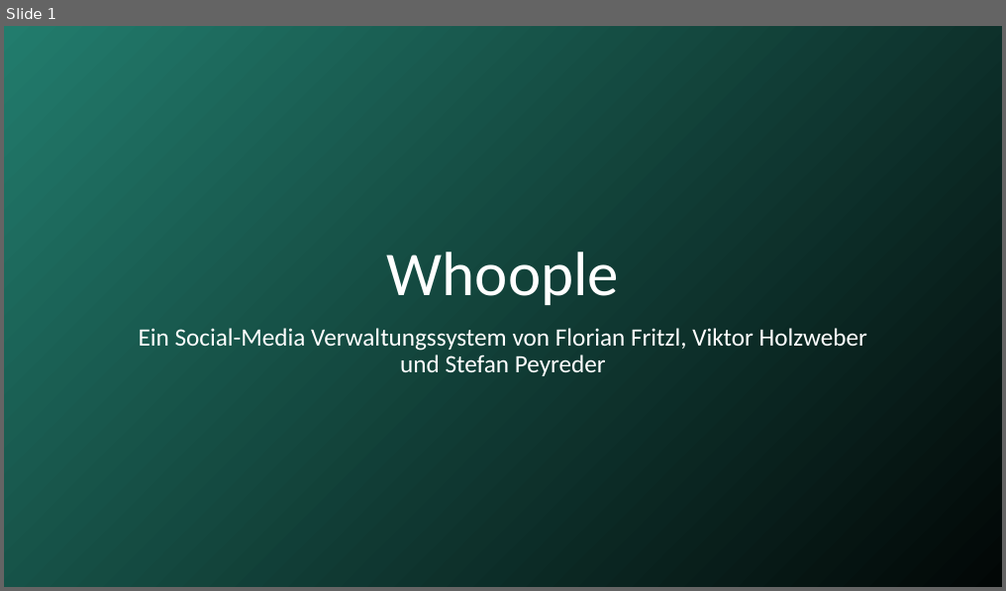
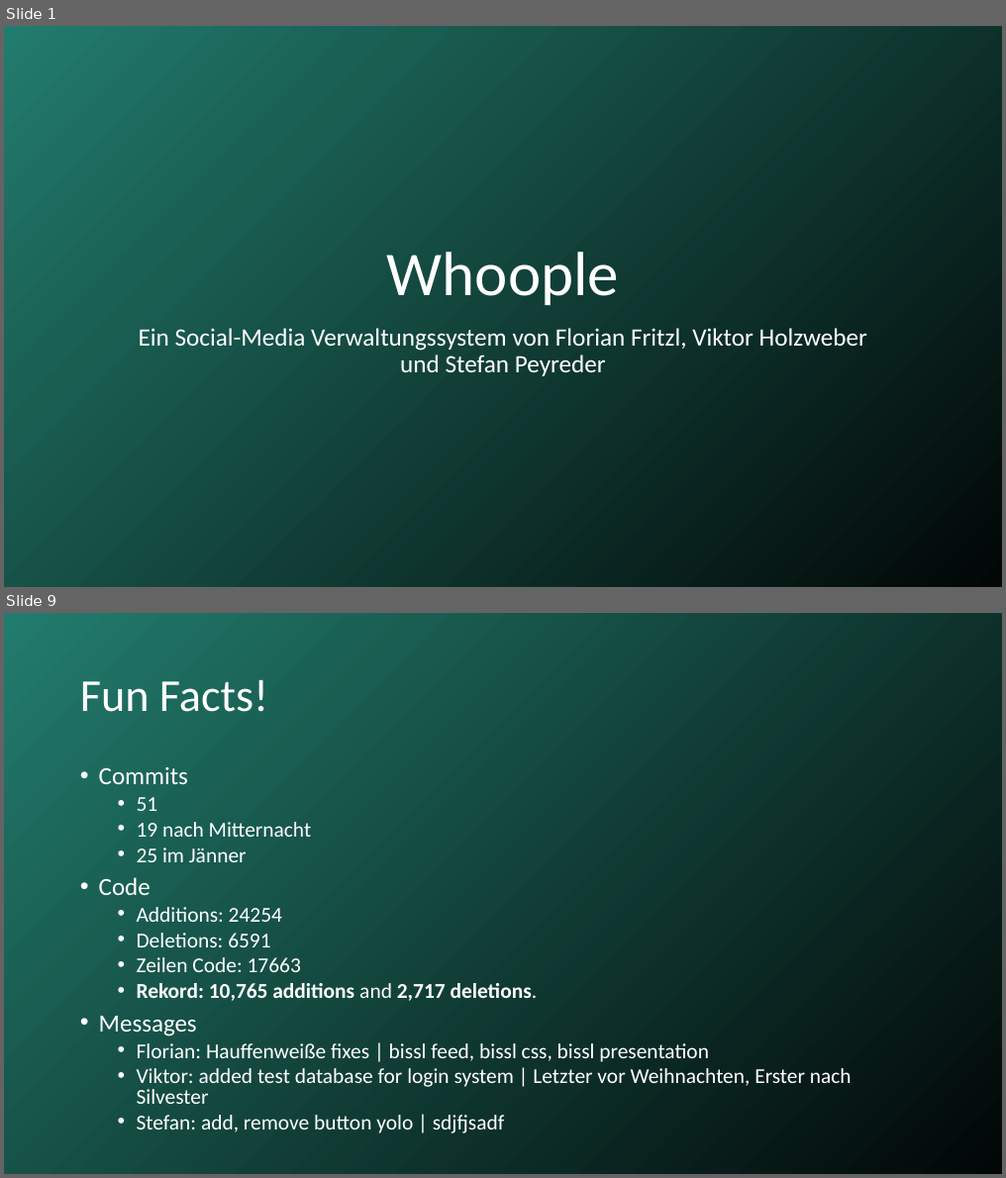
Before and after one commit to Florian-Fritzl-FH-Hagenberg/whoopleFH, a slide deck: pro3praes.pptx. Shown one above the other, each under a label of ours: slide 1 before the commit, slides 1 and 9 after it; the slides between them are not shown. The pictures are 1006x591 and 1006x1178 pixels, drawn with LibreOffice and Linux fonts; fonts in the diff are those of the drawing. Boxes give left, top, right and bottom in pixels: in the first picture for what was removed or moved away, otherwise in the second. Text is boxed around its words. In the diff, an @@ line names an element or a change of style, - is before the commit and + after.

Commit message:
bissl fü presentation -> muas nur mehr sche gmocht wean

```diff
--- a/pro3praes.pptx
+++ b/pro3praes.pptx
@@ slide 9 added at [4,613,1002,1174], background gradient #227C6D to #020706 @@
@@ title added at [80,679,268,712], 44 pt, text #FFFFFF @@
+Fun Facts!
@@ text added at [99,767,851,1134], 20.4 pt, text #FFFFFF @@
+• Commits
+  • 51
+  • 19 nach Mitternacht
+  • 25 im Jänner
+• Code
+  • Additions: 24254
+  • Deletions: 6591
+  • Zeilen Code: 17663
+  • Rekord: 10,765 additions and 2,717 deletions.
+• Messages
+  • Florian: Hauffenweiße fixes | bissl feed, bissl css, bissl presentation
+  • Viktor: added test database for login system | Letzter vor Weihnachten, Erster nach Silvester
+  • Stefan: add, remove button yolo | sdjfjsadf
```
Also in this commit, not shown: 2 slides changed, 5 other slides added, 5 slides removed.
